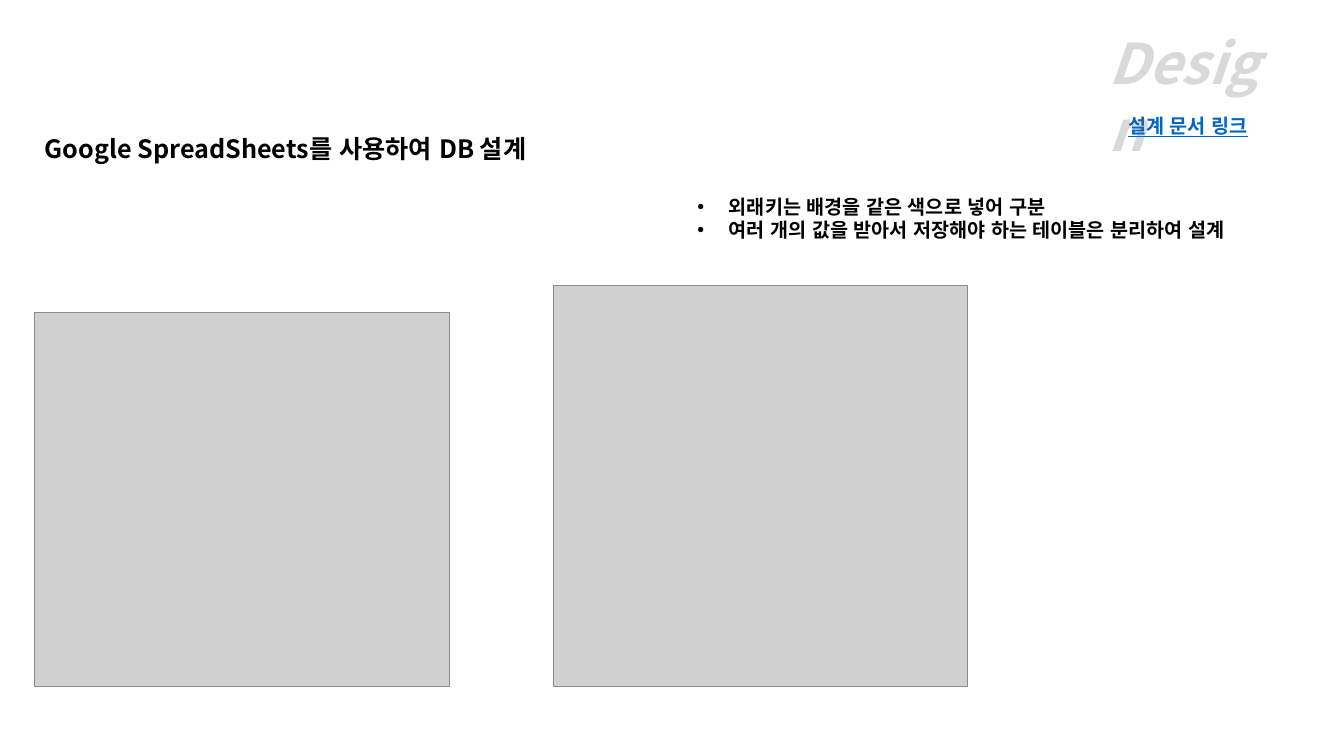
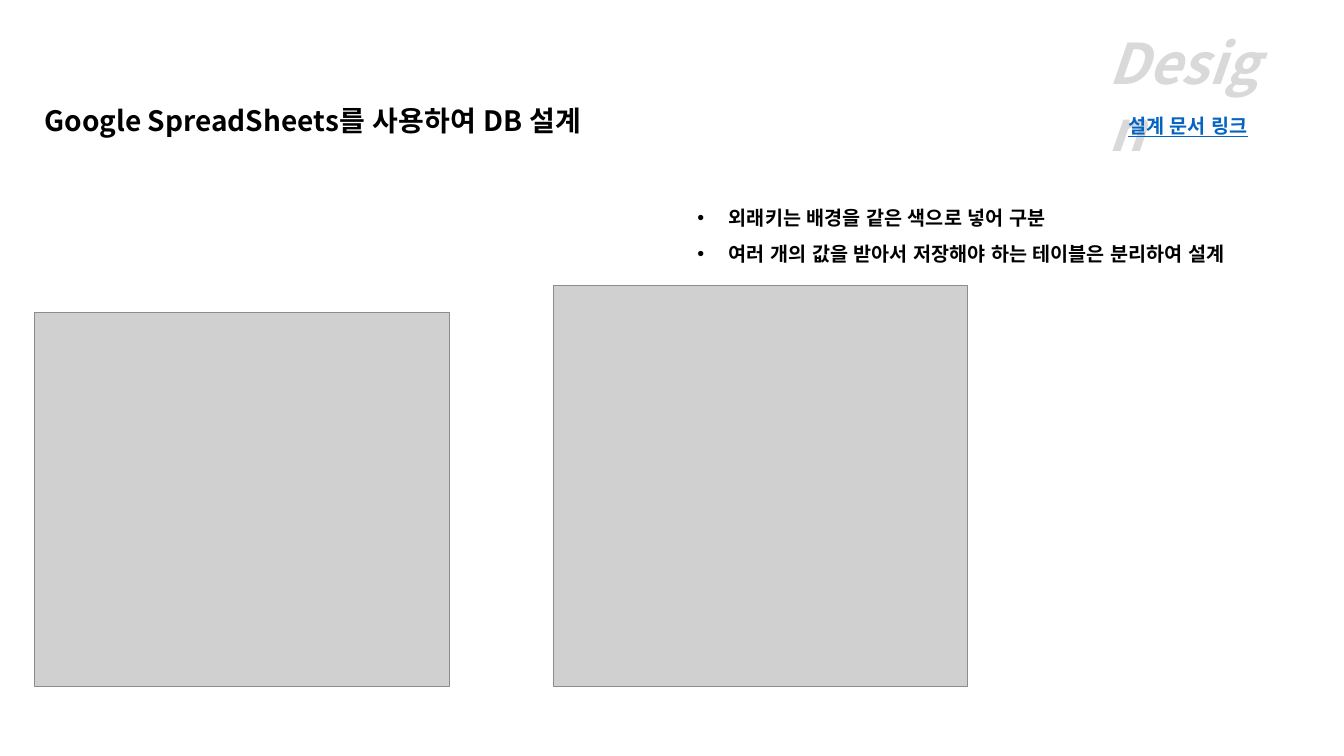
Before and after one commit to jhb0430/nunubooks, a slide deck: slide 5 of nunubooks 포트폴리오.pptx. Drawn at 1344x756 pixels with LibreOffice and Linux fonts; fonts in the diff are those of the drawing; grey boxes stand for pictures. Boxes give left, top, right and bottom in pixels: in the first picture for what was removed or moved away, otherwise in the second. Text is boxed around its words. In the diff, an @@ line names an element or a change of style, - is before the commit and + after.

```diff
--- a/nunubooks 포트폴리오.pptx
+++ b/nunubooks 포트폴리오.pptx
@@ text "Google SpreadSheets를 사용하여 DB 설계": place and size @@
-text "Google SpreadSheets를 사용하여 DB 설계" at bbox=[44, 137, 526, 164]
+text "Google SpreadSheets를 사용하여 DB 설계" at bbox=[44, 107, 581, 138]
@@ text "Google SpreadSheets를 사용하여 DB 설계" at bbox=[44, 107, 581, 138]: size 18 to 20 pt @@
@@ text "외래키는 배경을 같은 색으로 넣어 ..." at bbox=[729, 208, 1224, 263]: line spacing 1 to 1.5 @@
```
Also in this commit, not shown: 12 other slides changed, 3 slides added, 1 other file.
